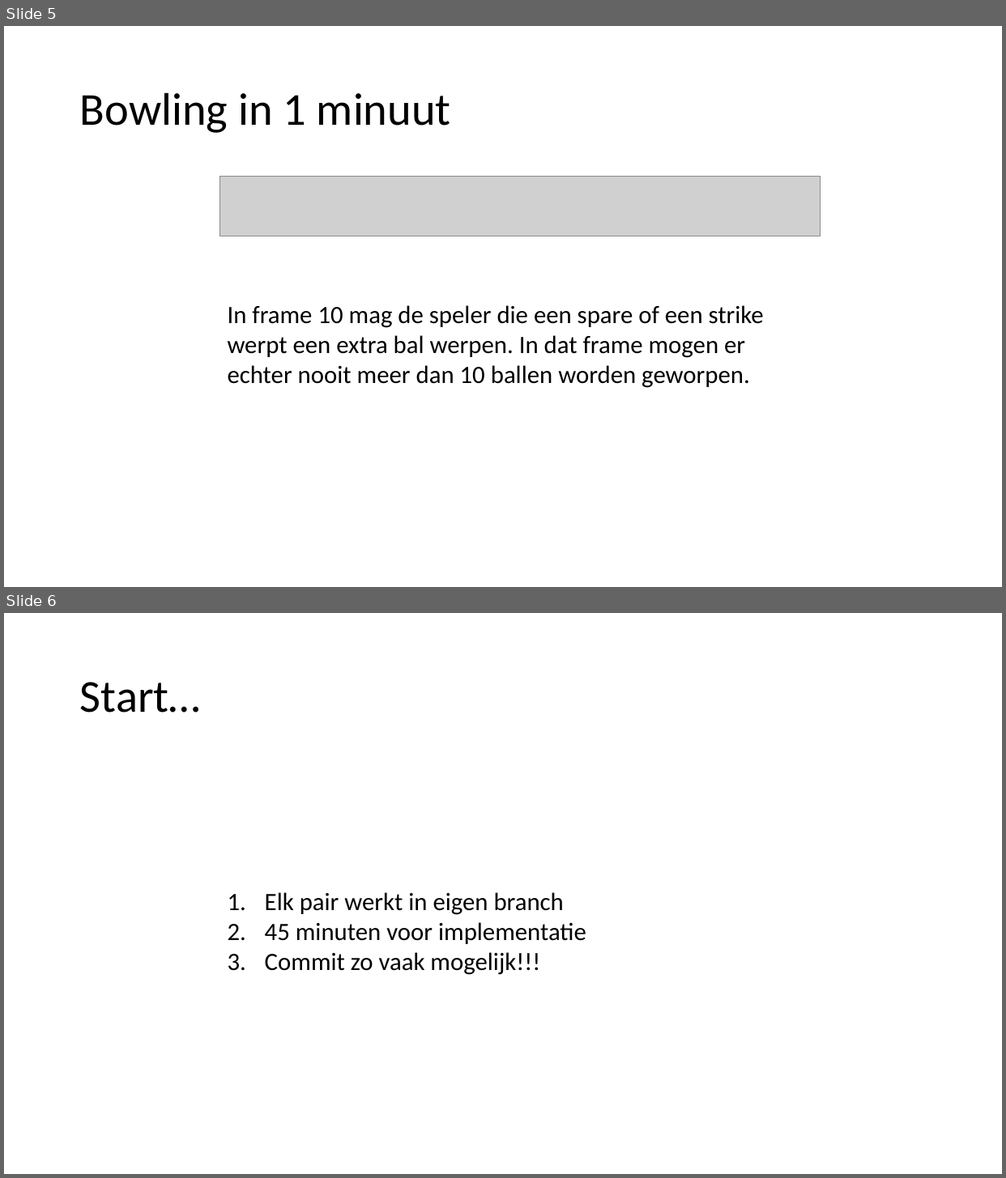
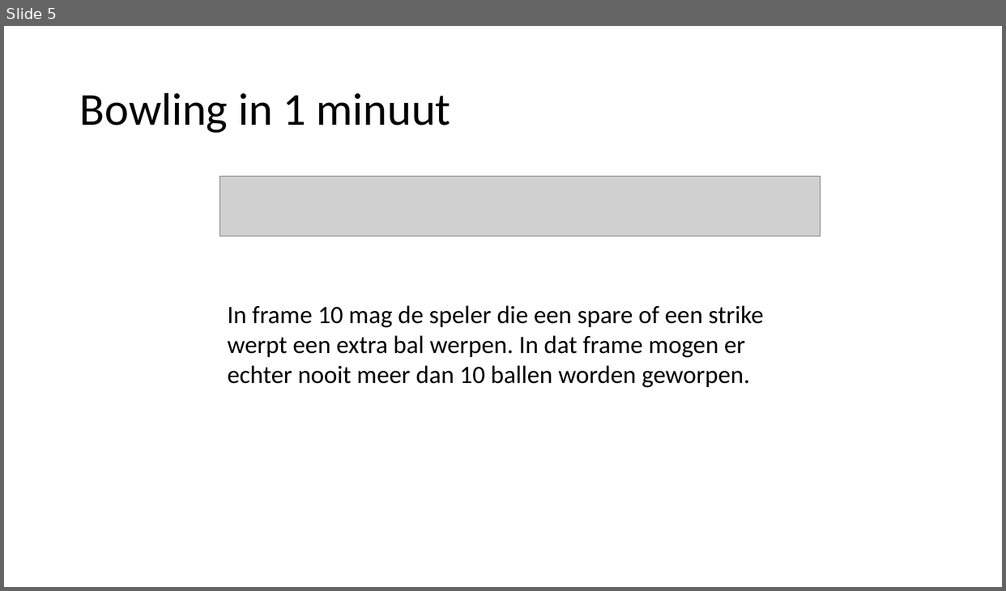
Before and after one commit to erlendstuyven/BGK2, a slide deck: docs/bowlingame.pptx. Shown one above the other, each under a label of ours: slides 5 and 6 before the commit, slide 5 after it. The pictures are 1006x1178 and 1006x591 pixels, drawn with LibreOffice and Linux fonts; fonts in the diff are those of the drawing; grey boxes stand for pictures. Boxes give left, top, right and bottom in pixels: in the first picture for what was removed or moved away, otherwise in the second. Text is boxed around its words. In the diff, an @@ line names an element or a change of style, - is before the commit and + after.

```diff
--- a/docs/bowlingame.pptx
+++ b/docs/bowlingame.pptx
@@ slide 6 removed at [4, 613, 1002, 1174], background #FFFFFF @@
@@ title removed at [80, 682, 201, 713] @@
-Start…
@@ text removed at [265, 892, 586, 975] @@
-1. Elk pair werkt in eigen branch
-2. 45 minuten voor implementatie
-3. Commit zo vaak mogelijk!!!
```
Also in this commit, not shown: 5 other slides changed.
